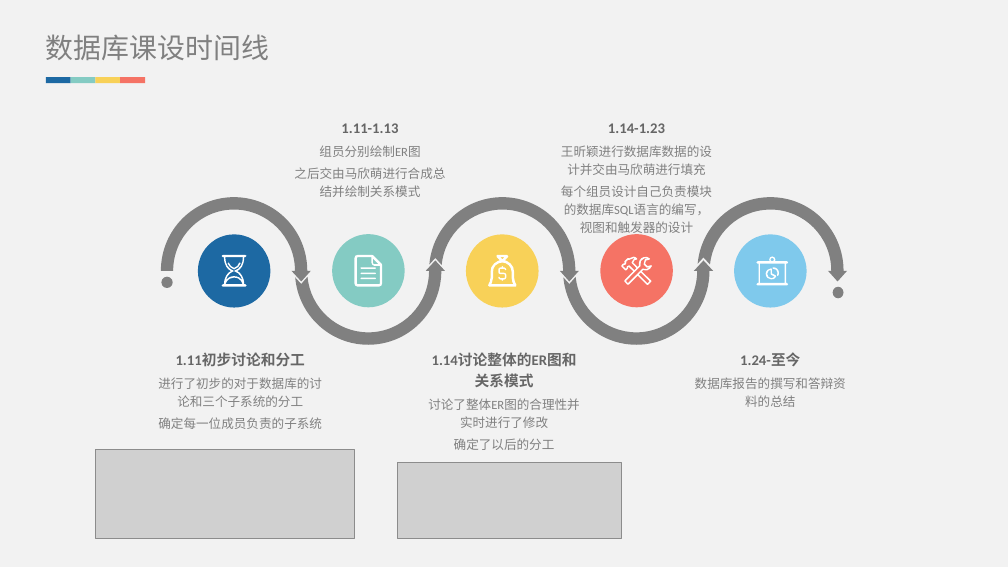
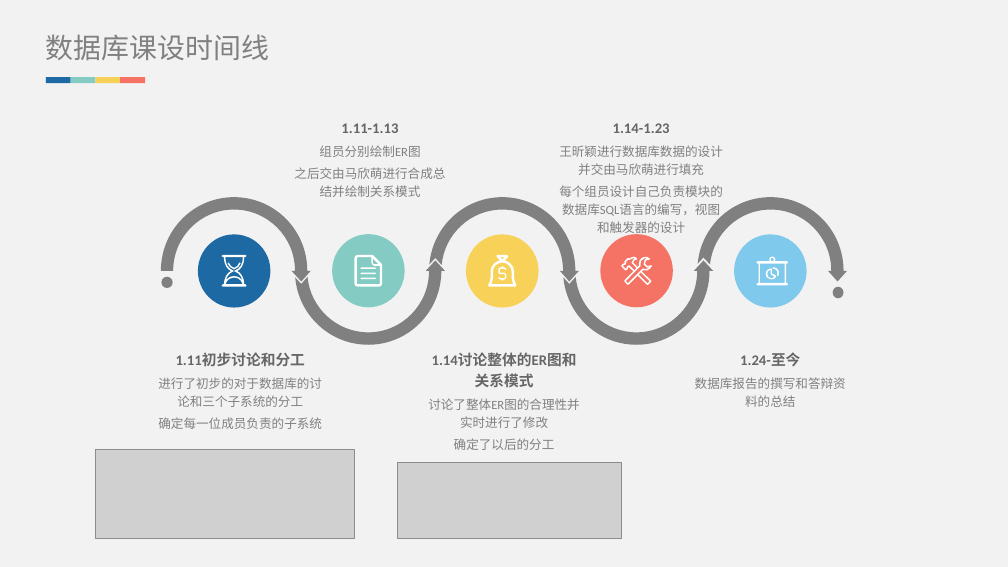
Before and after one commit to Brief-drizzle/database-ks, a slide deck: slide 5 of doc/答辩ppt.pptx. Drawn at 1008x567 pixels with LibreOffice and Linux fonts; fonts in the diff are those of the drawing; grey boxes stand for pictures. Boxes give left, top, right and bottom in pixels: in the first picture for what was removed or moved away, otherwise in the second. Text is boxed around its words. In the diff, an @@ line names an element or a change of style, - is before the commit and + after.

```diff
--- a/doc/答辩ppt.pptx
+++ b/doc/答辩ppt.pptx
@@ text "1.14-1.23" rewrapped from (561,123,712,236) to (559,123,723,236) @@
```
Also in this commit, not shown: 6 other slides changed, 1 other file.
